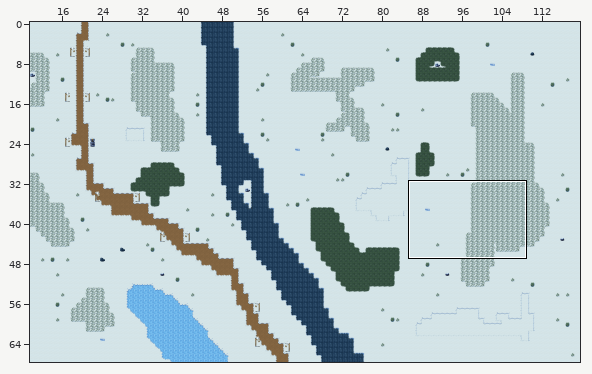
Tiled map (JSON), stored at assets/maps/cold1.json. Above, an overview of the earlier version with the close-up marked.
Close-up. Before the edit:
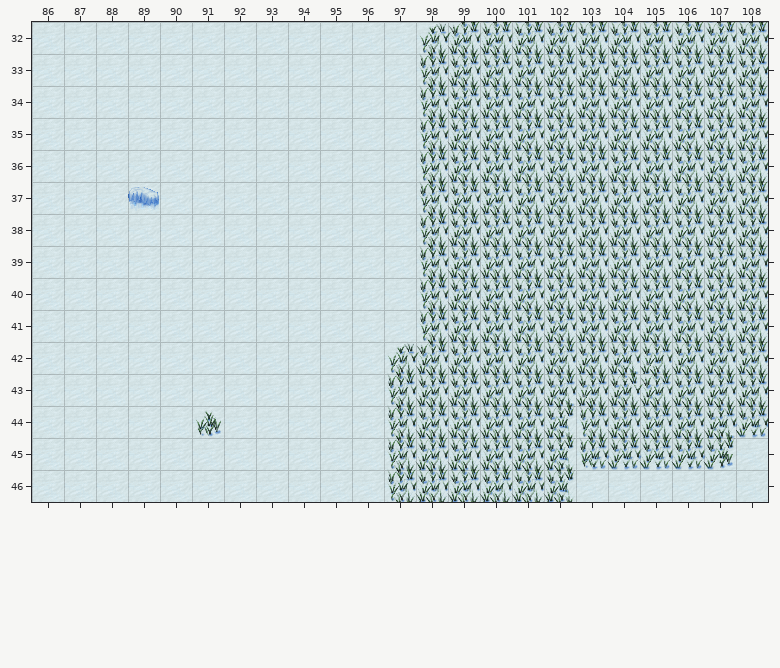
Cells are 32x32 px. Shown: x 86..108, y 32..46. The commit also changed other parts of the map, which this record leaves out.
And afterwards:
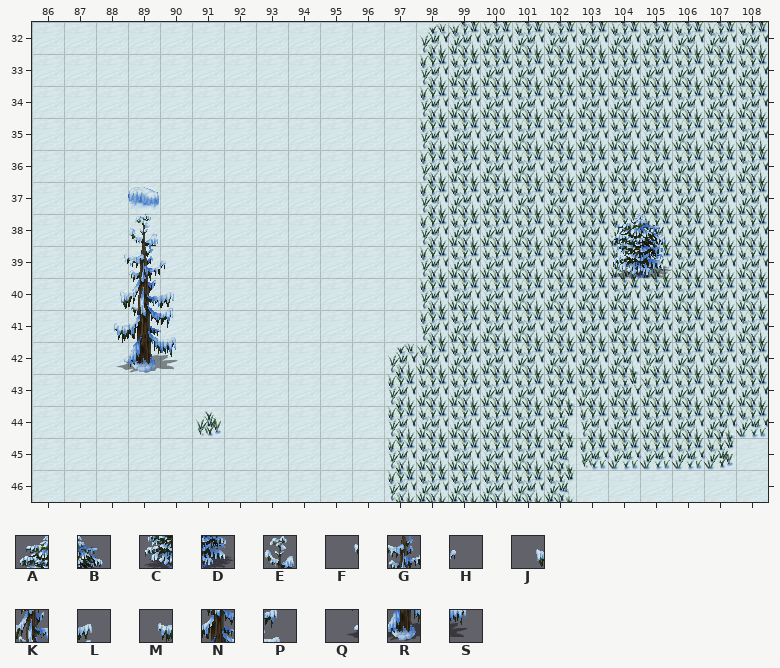
Key: from "winter": A 1241, B 1242, C 1276, D 1277, E 1312, F 1346, G 1347, H 1348, J 1381, K 1382, L 1383, M 1416, N 1417, P 1418, Q 1451, R 1452, S 1453.
_ is an empty cell.
The exact change:
{"where": "layer \"Mask\""}
{"y":39,"x":104,"old":"__","new":"CD"}
{"y":42,"x":88,"old":"___","new":"QRS"}
{"where": "layer \"Fringe\""}
{"y":38,"x":89,"old":"_","new":"E"}
{"y":38,"x":104,"old":"__","new":"AB"}
{"y":39,"x":88,"old":"___","new":"FGH"}
{"y":40,"x":88,"old":"___","new":"JKL"}
{"y":41,"x":88,"old":"___","new":"MNP"}
{"label":"added","picture_box":[114,214,178,373]}
{"label":"added","picture_box":[612,214,672,278]}
